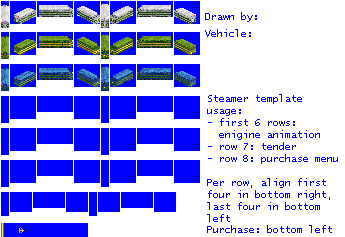
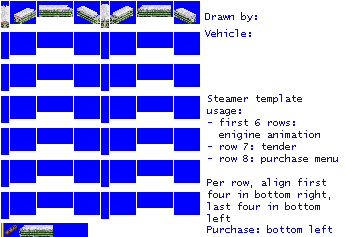
Revision of a layered 345 x 237 image; what changed, layer by layer:
removed layer "316" over [1,5,196,91]
painted on "empty.png" over [1,5,200,237]
